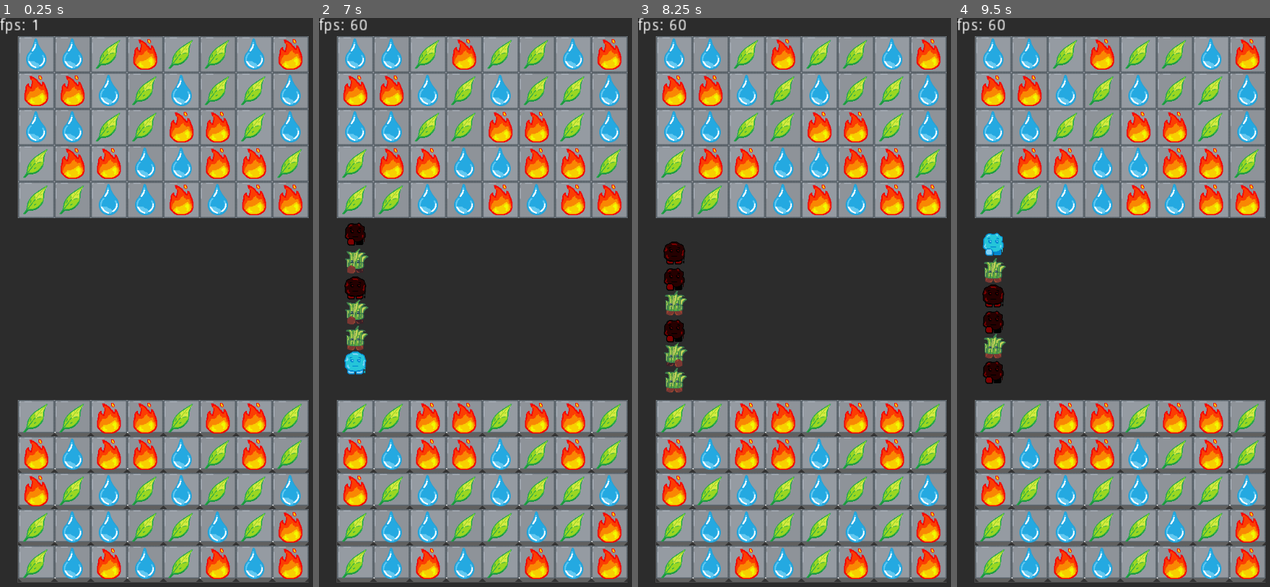
Above: before the commit, frames 1-4 (left to right).
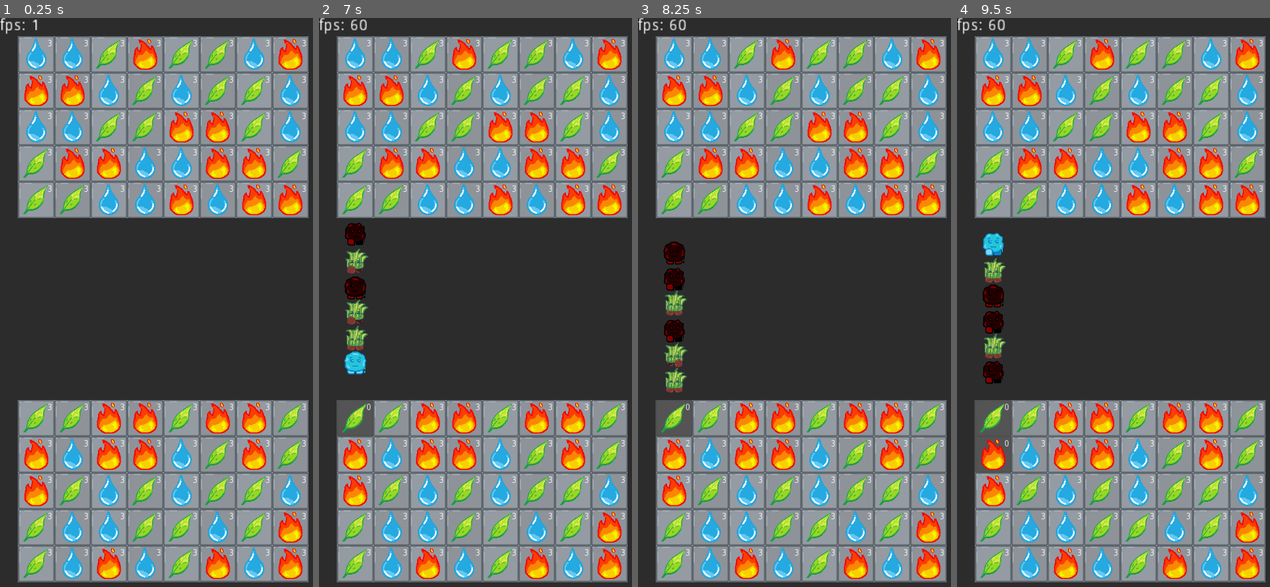
Above: after the commit, the same moments.

Repository: ruifr5/Project-Match-3
Game: Godot game, scene res://scenes/game_window.tscn
The game is run twice, just before and just after one commit, with the same random seed, the same clock (stepped at 60 frames per second) and the same inputs.
Inputs (mouse positions are in pixels of both pictures, inside the frame that each line leads up to):
- Up to frame 1 (0.25 s): no input
- Up to frame 2 (7 s): tap Enter at 0.5 s; move the mouse to (553, 279) at 0.52 s; click (553, 279) at 0.6 s; right-click (553, 279) at 0.8 s; move the mouse to (416, 336) at 1.27 s; right-click (416, 336) at 1.35 s; click (416, 336) at 1.55 s; move the mouse to (516, 183) at 2.02 s; click (516, 183) at 2.1 s; right-click (516, 183) at 2.3 s; move the mouse to (466, 427) at 2.77 s; right-click (466, 427) at 2.85 s; click (466, 427) at 3.05 s; move the mouse to (581, 393) at 3.52 s; click (581, 393) at 3.6 s; right-click (581, 393) at 3.8 s; move the mouse to (384, 222) at 4.27 s; right-click (384, 222) at 4.35 s; click (384, 222) at 4.55 s; move the mouse to (497, 308) at 5.02 s; click (497, 308) at 5.1 s; right-click (497, 308) at 5.3 s; move the mouse to (434, 165) at 5.77 s; right-click (434, 165) at 5.85 s; click (434, 165) at 6.05 s; move the mouse to (553, 279) at 6.52 s; click (553, 279) at 6.6 s; right-click (553, 279) at 6.8 s
- Up to frame 3 (8.25 s): move the mouse to (735, 336) at 7.27 s; right-click (735, 336) at 7.35 s; click (735, 336) at 7.55 s; move the mouse to (835, 183) at 8.02 s; click (835, 183) at 8.1 s
- Up to frame 4 (9.5 s): right-click (1154, 183) at 8.3 s; move the mouse to (1104, 427) at 8.77 s; right-click (1104, 427) at 8.85 s; click (1104, 427) at 9.05 s

The runs differ from the first frame. In frame 1, 3.4% of the frame differs, in the area x 5-99%, y 3-100%; in frame 2, 3.8%; in frame 3, 3.8%; in frame 4, 4.1%.

Commit message:
grid_hp system, refactor game_manager to hold piece/unit lists

Diff:
--- a/project.godot
+++ b/project.godot
@@ -10,6 +10,11 @@
 
 _global_script_classes=[ {
 "base": "Node2D",
+"class": "MyGrid",
+"language": "GDScript",
+"path": "res://scripts/grid.gd"
+}, {
+"base": "Node2D",
 "class": "Piece",
 "language": "GDScript",
 "path": "res://scripts/piece.gd"
@@ -20,6 +25,7 @@
 "path": "res://scripts/unit.gd"
 } ]
 _global_script_class_icons={
+"MyGrid": "",
 "Piece": "",
 "Unit": ""
 }
--- a/scenes/game_window.tscn
+++ b/scenes/game_window.tscn
@@ -1,11 +1,10 @@
-[gd_scene load_steps=8 format=2]
+[gd_scene load_steps=7 format=2]
 
 [ext_resource path="res://scripts/grid.gd" type="Script" id=1]
-[ext_resource path="res://art/placeholders/temp_grid_background.png" type="Texture" id=2]
 [ext_resource path="res://scripts/fps.gd" type="Script" id=3]
 [ext_resource path="res://scripts/cover.gd" type="Script" id=4]
-[ext_resource path="res://art/placeholders/background3d.png" type="Texture" id=5]
 [ext_resource path="res://scripts/game_manager.gd" type="Script" id=6]
+[ext_resource path="res://scenes/grid_hp.tscn" type="PackedScene" id=7]
 [ext_resource path="res://scenes/arena.tscn" type="PackedScene" id=8]
 
 [node name="game_window" type="Node2D"]
@@ -22,14 +21,6 @@
 "_edit_use_anchors_": false
 }
 
-[node name="temp_grid_background" type="Sprite" parent="background"]
-position = Vector2( 288, 192 )
-texture = ExtResource( 2 )
-
-[node name="temp_grid_background2" type="Sprite" parent="background"]
-position = Vector2( 288, 832 )
-texture = ExtResource( 5 )
-
 [node name="grid_player1" type="Node2D" parent="."]
 script = ExtResource( 1 )
 width = 8
@@ -39,6 +30,8 @@
 offset = 64
 wrap_area = Rect2( 32, 672, 512, 320 )
 
+[node name="grid_hp" parent="grid_player1" instance=ExtResource( 7 )]
+
 [node name="grid_player2" type="Node2D" parent="."]
 script = ExtResource( 1 )
 width = 8
@@ -47,6 +40,8 @@
 y_start = 320
 offset = 64
 wrap_area = Rect2( 32, 32, 512, 320 )
+
+[node name="grid_hp" parent="grid_player2" instance=ExtResource( 7 )]
 
 [node name="cover" type="Node2D" parent="."]
 script = ExtResource( 4 )
--- /dev/null
+++ b/scenes/grid_hp.tscn
@@ -0,0 +1,9 @@
+[gd_scene load_steps=2 format=2]
+
+[ext_resource path="res://scripts/grid_hp.gd" type="Script" id=1]
+
+[node name="grid_hp" type="Node2D"]
+z_index = -1
+script = ExtResource( 1 )
+
+[node name="Tween" type="Tween" parent="."]
--- /dev/null
+++ b/scenes/grid_hp_tile.tscn
@@ -0,0 +1,24 @@
+[gd_scene load_steps=3 format=2]
+
+[ext_resource path="res://art/tiles/background_light.png" type="Texture" id=1]
+[ext_resource path="res://scripts/grid_hp_tile.gd" type="Script" id=2]
+
+[node name="grid_hp_tile" type="Node2D"]
+script = ExtResource( 2 )
+
+[node name="Sprite" type="Sprite" parent="."]
+texture = ExtResource( 1 )
+__meta__ = {
+"_edit_lock_": true
+}
+
+[node name="hp_label" type="Label" parent="."]
+margin_left = 18.8866
+margin_top = -26.9405
+margin_right = 27.8866
+margin_bottom = -12.9405
+rect_scale = Vector2( 1.2, 1.2 )
+text = "3"
+__meta__ = {
+"_edit_use_anchors_": false
+}
--- /dev/null
+++ b/scenes/grid_hp_tile/grid_hp_tile_dark.tscn
@@ -0,0 +1,9 @@
+[gd_scene load_steps=3 format=2]
+
+[ext_resource path="res://scenes/grid_hp_tile.tscn" type="PackedScene" id=1]
+[ext_resource path="res://art/tiles/background_dark.png" type="Texture" id=2]
+
+[node name="back_tile_dark" instance=ExtResource( 1 )]
+
+[node name="Sprite" parent="." index="0"]
+texture = ExtResource( 2 )
--- /dev/null
+++ b/scenes/grid_hp_tile/grid_hp_tile_light.tscn
@@ -0,0 +1,5 @@
+[gd_scene load_steps=2 format=2]
+
+[ext_resource path="res://scenes/grid_hp_tile.tscn" type="PackedScene" id=1]
+
+[node name="back_tile_light" instance=ExtResource( 1 )]
--- a/scripts/arena.gd
+++ b/scripts/arena.gd
@@ -14,19 +14,21 @@
 onready var spawn_queues = { Vector2.UP: make_2d_array(grid_width), Vector2.DOWN: make_2d_array(grid_width) }
 var spawn_areas_block = { Vector2.UP: [], Vector2.DOWN: [] }
 
-var possible_units = {
-	fire = preload("res://scenes/units/fire_unit.tscn"),
-	water = preload("res://scenes/units/water_unit.tscn"),
-	earth = preload("res://scenes/units/earth_unit.tscn"),
-}
+# ****IMPORTANT**** must be set
+# dictionary { unit_type = preload(...), ...}
+var possible_units
 
 # normal -> normal movement
 # correction -> moving into play area
 enum MoveType { NORMAL, CORRECTION}
 
+signal end_reached(position_x, allegiance)
 
 # Called when the node enters the scene tree for the first time.
 func _ready():
+	if !possible_units:
+		queue_free()
+		return
 	init_unit_half_size()
 	init_spawn_areas()
 
@@ -162,6 +164,7 @@
 	var speed = unit_speed * 10 if move_type == MoveType.CORRECTION else unit_speed
 	if unit.position.y < unit_half_size && direction.normalized() == Vector2.UP || unit.position.y > height - unit_half_size && direction.normalized() == Vector2.DOWN:
 #		reach enemy base
+		emit_signal("end_reached", unit.position.x, unit.allegiance)
 		remove_from_moving_units(unit)
 		unit.die()
 	else:
--- a/scripts/game_manager.gd
+++ b/scripts/game_manager.gd
@@ -1,21 +1,42 @@
 extends Node
 
+var possible_units = {
+	fire = preload("res://scenes/units/fire_unit.tscn"),
+	water = preload("res://scenes/units/water_unit.tscn"),
+	earth = preload("res://scenes/units/earth_unit.tscn"),
+}
 
-# Called when the node enters the scene tree for the first time.
-#func _ready():
-#	pass # Replace with function body.
+# game match tiles
+var possible_pieces = [
+	preload("res://scenes/pieces/water_piece.tscn"),
+	preload("res://scenes/pieces/earth_piece.tscn"),
+	preload("res://scenes/pieces/fire_piece.tscn"),
+#	preload("res://scenes/pieces/yellow_piece.tscn"),	# placeholder
+#	preload("res://scenes/pieces/pink_piece.tscn"),		# placeholder
+]
 
 
-# Called every frame. 'delta' is the elapsed time since the previous frame.
-#func _process(delta):
-#	pass
-
-func _on_grid_player1_matched(grid_positions, color):
-	$arena.queue_spawn_unit(mid_position_x(grid_positions), Vector2.UP, color)
+func _enter_tree():
+	$arena.connect("end_reached", self, "_on_arena_end_reached")
+	$arena.possible_units = possible_units
+	$grid_player1.possible_pieces = possible_pieces
+	$grid_player2.possible_pieces = possible_pieces
 
 
-func _on_grid_player2_matched(grid_positions, color):
-	$arena.queue_spawn_unit(mid_position_x(grid_positions), Vector2.DOWN, color)
+func _ready():
+	randomize()
+	quit_if_important_node_missing()
+
+
+func quit_if_important_node_missing():
+	var error_msgs = []
+	for node in ["arena", "grid_player1", "grid_player2"]:
+		if !get_node(node):
+			error_msgs.append(str(node, " not instanced properly"))
+	if error_msgs.size():
+		printerr("ERRORS: ", error_msgs)
+#		close game
+		get_tree().quit()
 
 
 func mid_position_x(position_array: Array) -> int:
@@ -23,3 +44,20 @@
 	for gp in position_array:
 		pos += gp.x
 	return pos / position_array.size()
+
+
+func _on_grid_player1_matched(grid_positions, color):
+	$arena.queue_spawn_unit(mid_position_x(grid_positions), Vector2.UP, color)
+	$grid_player1/grid_hp.heal_positions(grid_positions)
+
+
+func _on_grid_player2_matched(grid_positions, color):
+	$arena.queue_spawn_unit(mid_position_x(grid_positions), Vector2.DOWN, color)
+	$grid_player2/grid_hp.heal_positions(grid_positions)
+
+
+func _on_arena_end_reached(position_x, allegiance):
+	if allegiance == Vector2.DOWN:
+		$grid_player1/grid_hp.attack_col(position_x)
+	else:
+		$grid_player2/grid_hp.attack_col(position_x)
--- a/scripts/grid.gd
+++ b/scripts/grid.gd
@@ -1,3 +1,4 @@
+class_name MyGrid
 extends Node2D
 
 export (int) var width
@@ -12,13 +13,9 @@
 export (float) var collapse_seconds = 0.5
 
 
-var possible_pieces = [
-	preload("res://scenes/pieces/water_piece.tscn"),
-	preload("res://scenes/pieces/earth_piece.tscn"),
-	preload("res://scenes/pieces/fire_piece.tscn"),
-#	preload("res://scenes/pieces/yellow_piece.tscn"),
-#	preload("res://scenes/pieces/pink_piece.tscn"),
-]
+# ****IMPORTANT**** must be set
+# array [ preload(...), ...]
+var possible_pieces
 
 # piece arrays
 var all_pieces
@@ -43,8 +40,10 @@
 signal matched(grid_positions, color)
 
 # Called when the node enters the scene tree for the first time.
-func _ready():
-	randomize()
+func _enter_tree():
+	if !possible_pieces:
+		queue_free()
+		return
 	init_piece_count_array()
 	all_pieces = make_2d_array()
 	spawn_pieces(MovementType.INSTANT)
--- /dev/null
+++ b/scripts/grid_hp.gd
@@ -0,0 +1,67 @@
+extends Node2D
+
+# IMPORTANT
+# must have a grid as parent
+
+# parent settings
+onready var width = get_parent().width
+onready var height = get_parent().height
+onready var offset = get_parent().offset
+
+export (int) var max_tile_hp = 3
+
+onready var all_tiles = make_2d_array()
+
+var tiles = [
+	preload("res://scenes/grid_hp_tile/grid_hp_tile_light.tscn"),
+	preload("res://scenes/grid_hp_tile/grid_hp_tile_dark.tscn")
+]
+
+
+func _ready():
+	init_tile_positions()
+	pass
+
+
+#func _input(event):
+#	if Input.is_action_just_pressed("ui_touch"):
+#		var grid_position = get_parent().pixel_to_grid(get_global_mouse_position())
+#		if get_parent().is_in_grid(grid_position):
+#			all_tiles[grid_position.x][grid_position.y].damage(1)
+#	if Input.is_action_just_pressed("ui_touch_2"):
+#		var grid_position = get_parent().pixel_to_grid(get_global_mouse_position())
+#		if get_parent().is_in_grid(grid_position):
+#			all_tiles[grid_position.x][grid_position.y].heal(1)
+
+
+func make_2d_array():
+	var array = []
+	for x in width:
+		array.append([])
+		for y in height:
+			var new_tile = tiles[x % 2].instance()
+			new_tile.set_max_hp(max_tile_hp)
+			array[x].append(new_tile)
+			add_child(new_tile)
+	return array
+
+
+func init_tile_positions():
+	var parent_grid = get_parent().all_pieces
+	for x in width:
+		for y in height:
+			all_tiles[x][y].position = parent_grid[x][y].position
+
+
+func attack_col(position_x):
+	var grid_position_x = get_parent().pixel_to_grid(Vector2(offset / 2 + position_x, 0)).x
+	for y in height:
+		var tile = all_tiles[grid_position_x][height-1 - y]
+		if tile.hp > 0:
+			tile.damage(1)
+			break
+
+
+func heal_positions(grid_positions: Array):
+	for gp in grid_positions:
+		all_tiles[gp.x][gp.y].heal(1)
--- /dev/null
+++ b/scripts/grid_hp_tile.gd
@@ -0,0 +1,49 @@
+extends Node2D
+
+
+var hp
+var max_hp
+var destroyed = false
+
+
+func _process(_delta):
+	$hp_label.text = str(hp)
+
+func set_max_hp(amount):
+	max_hp = amount
+	hp = amount
+
+
+func damage(amount):
+	if hp > 0:
+		hp -= amount
+		clamp_hp()
+		if hp <= 0:
+			destroy()
+
+
+func heal(amount):
+	if destroyed:
+		hp += amount
+		clamp_hp()
+		if hp >= max_hp:
+			restore()
+
+
+func destroy():
+	destroyed = true
+	$Sprite.modulate = Color(1, 1, 1, .1)
+
+
+func restore():
+	destroyed = false
+	$Sprite.modulate = Color(1, 1, 1, 1)
+
+
+# keep hp in valid values
+func clamp_hp():
+	hp = clamp(hp, 0, max_hp)
+
+
+func shake():
+	pass # todo: shake animation
--- a/scripts/piece.gd
+++ b/scripts/piece.gd
@@ -1,5 +1,5 @@
+class_name Piece
 extends Node2D
-class_name Piece
 
 export var color: String;
 
--- a/scripts/unit.gd
+++ b/scripts/unit.gd
@@ -1,5 +1,5 @@
+class_name Unit
 extends KinematicBody2D
-class_name Unit
 
 export (String) var color
 export (Array, String) var strong_vs
